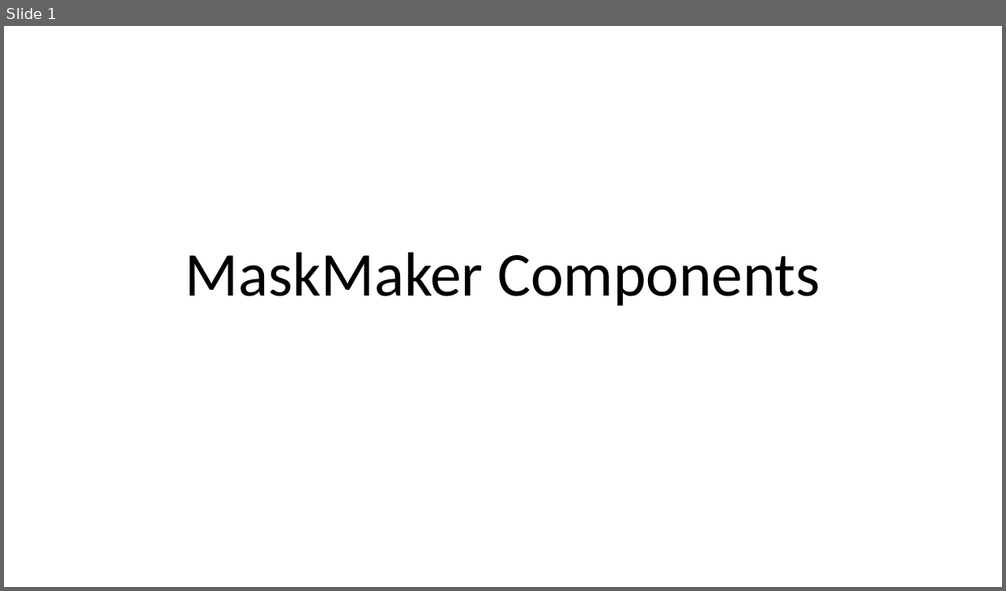
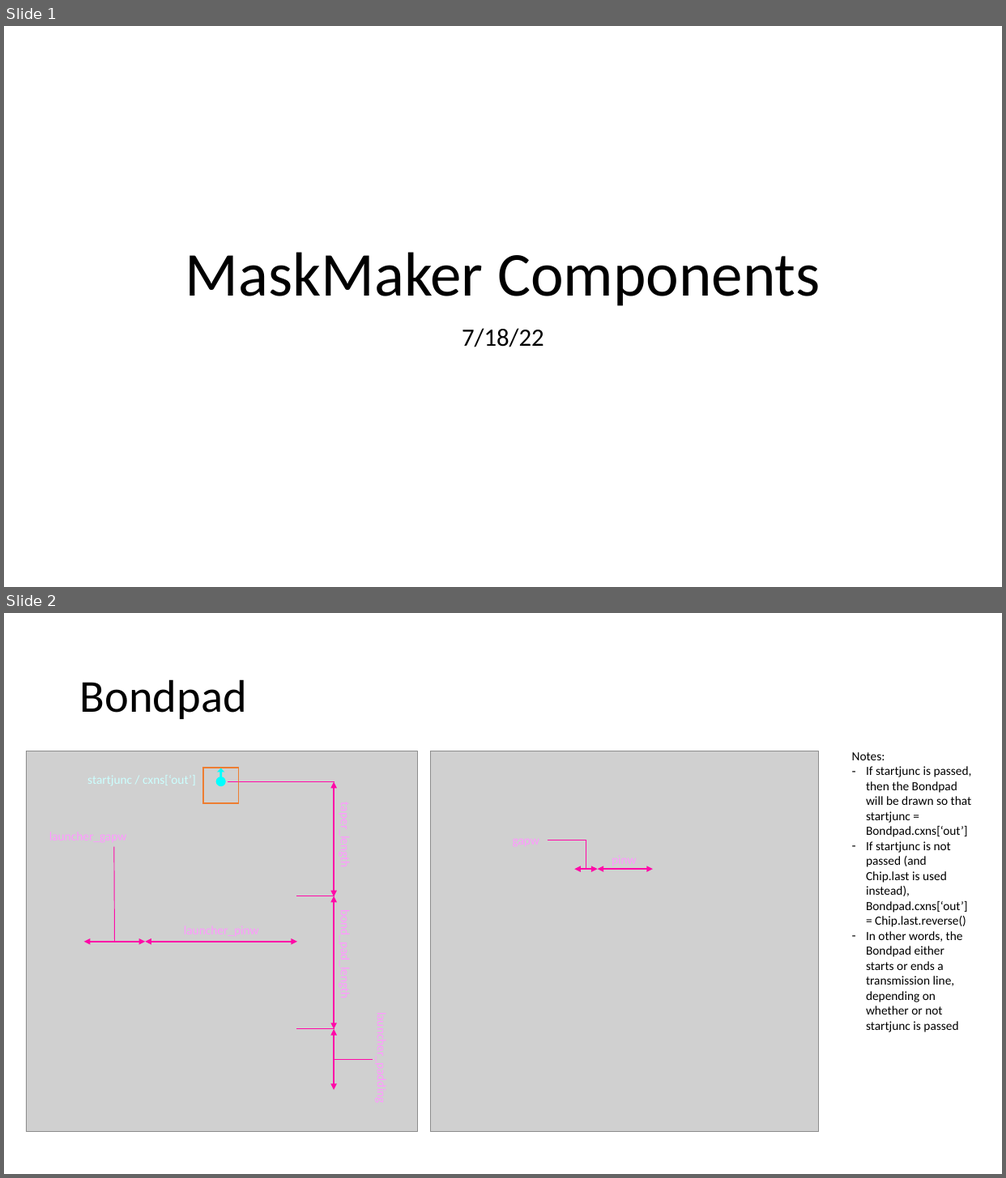
Before and after one commit to KollarLab/MaskMaker, a slide deck: docs/ComponentDocs.pptx. Shown one above the other, each under a label of ours: slide 1 before the commit, slides 1 and 2 after it. The pictures are 1006x591 and 1006x1178 pixels, drawn with LibreOffice and Linux fonts; fonts in the diff are those of the drawing; grey boxes stand for pictures. Boxes give left, top, right and bottom in pixels: in the first picture for what was removed or moved away, otherwise in the second. Text is boxed around its words. In the diff, an @@ line names an element or a change of style, - is before the commit and + after.

Commit message:
some minor edits
- changed TWC to match intended functionality (changed how setting "coupling_distance" was used to reflect what it actually is)
- updated testing script while I was taking pictures of the components
- changes to ppt of pictures

```diff
--- a/docs/ComponentDocs.pptx
+++ b/docs/ComponentDocs.pptx
@@ slide 2 added at box(4, 613, 1002, 1174), background #FFFFFF @@
@@ title added at box(80, 679, 247, 719), 44 pt, text #000000 @@
+Bondpad
@@ picture added at box(27, 752, 417, 1132) @@
@@ picture added at box(431, 752, 819, 1132) @@
@@ text added at box(852, 752, 972, 1033), 12 pt, text #000000 @@
+Notes:
+– If startjunc is passed, then the Bondpad will be drawn so that startjunc = Bondpad.cxns[‘out’]
+– If startjunc is not passed (and Chip.last is used instead), Bondpad.cxns[‘out’] = Chip.last.reverse()
+– In other words, the Bondpad either starts or ends a transmission line, depending on whether or not startjunc is passed
@@ rectangle added at box(203, 768, 238, 803), outline #ED7D31 1.5 pt @@
@@ ellipse added at box(216, 777, 226, 786), fill #00FFFF @@
@@ up arrow added at box(217, 768, 225, 784), fill #00FFFF @@
@@ line added from (334, 782) to (228, 782), #FF09A7 0.75 pt @@
@@ double arrow added from (334, 782) to (334, 897), #FF09A7 1.5 pt @@
@@ line added from (115, 942) to (114, 846), #FF09A7 0.75 pt @@
@@ elbow line added from (548, 840) to (586, 869), #FF09A7 0.75 pt @@
@@ double arrow added from (574, 869) to (598, 869), #FF09A7 1.5 pt @@
@@ double arrow added from (598, 869) to (653, 869), #FF09A7 1.5 pt @@
@@ text added at box(612, 856, 637, 866), 12 pt, text #FF99FF @@
+pinw
@@ line added from (334, 897) to (296, 897), #FF09A7 0.75 pt @@
@@ double arrow added from (334, 896) to (334, 1029), #FF09A7 1.5 pt @@
@@ double arrow added from (84, 942) to (146, 942), #FF09A7 1.5 pt @@
@@ double arrow added from (146, 942) to (297, 942), #FF09A7 1.5 pt @@
@@ line added from (334, 1029) to (296, 1029), #FF09A7 0.75 pt @@
@@ double arrow added from (334, 1029) to (334, 1091), #FF09A7 1.5 pt @@
@@ line added from (373, 1060) to (335, 1060), #FF09A7 0.75 pt @@
@@ slide 1 changed as well @@
@@ subtitle added at box(462, 328, 544, 348), 24 pt, text #000000 @@
+7/18/22
```
Also in this commit, not shown: 2 other slides added, 2 other files.
